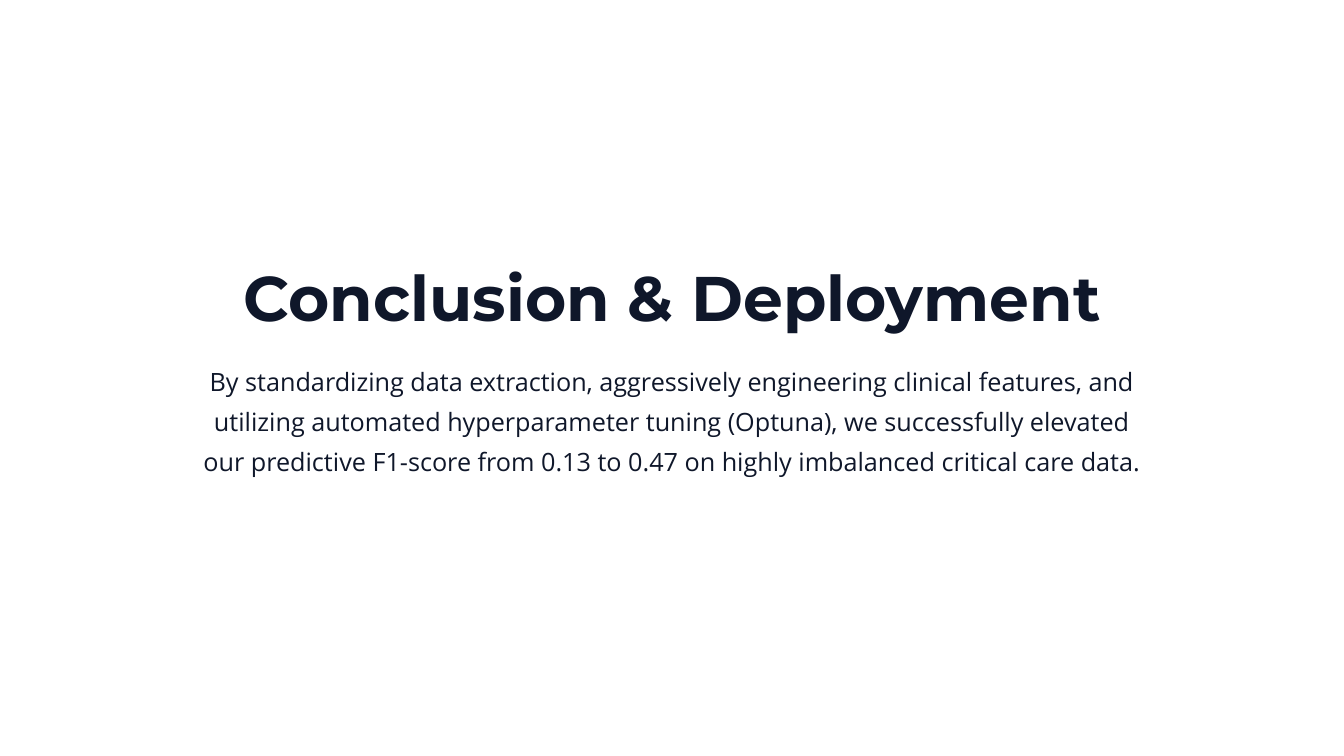
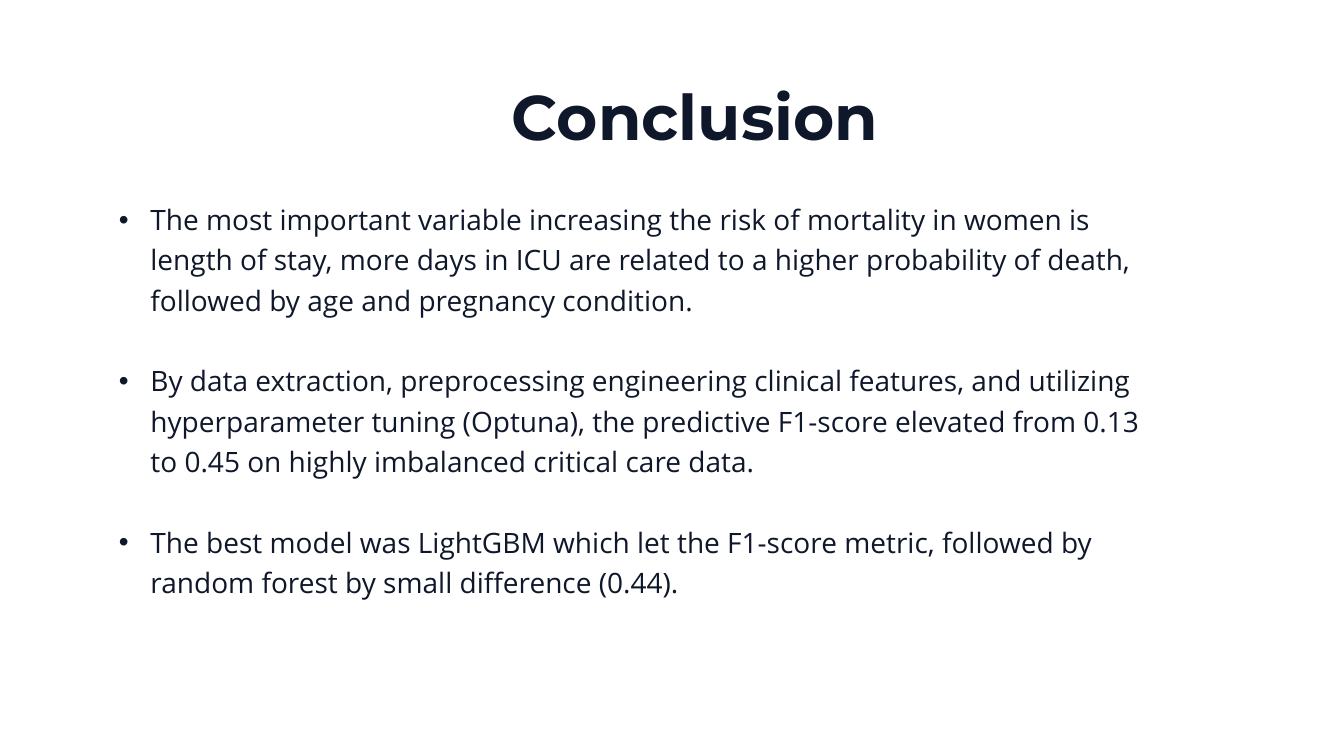
Before and after one commit to vizcayal/ai-on-healthcare, a slide deck: slide 15 of hw5/MIMIC-III ML Pipeline.pptx (slide 14 before the commit). Drawn at 1344x756 pixels with LibreOffice and Linux fonts; fonts in the diff are those of the drawing; background and template pictures are left out. Boxes give left, top, right and bottom in pixels: in the first picture for what was removed or moved away, otherwise in the second. Text is boxed around its words. In the diff, an @@ line names an element or a change of style, - is before the commit and + after.

Commit message:
data added to hw6

```diff
--- a/hw5/MIMIC-III ML Pipeline.pptx
+++ b/hw5/MIMIC-III ML Pipeline.pptx
@@ text at (512, 90, 879, 141): text changed @@
-Conclusion & Deployment
+Conclusion
@@ text at (150, 208, 1139, 600): text changed; size 18 to 20 pt @@
-By standardizing data extraction, aggressively engineering clinical features, and utilizing automated hyperparameter tuning (Optuna), we successfully elevated our predictive F1-score from 0.13 to 0.47 on highly imbalanced critical care data.
+• The most important variable increasing the risk of mortality in women is length of stay, more days in ICU are related to a higher probability of death, followed by age and pregnancy condition.
+• By data extraction, preprocessing engineering clinical features, and utilizing hyperparameter tuning (Optuna), the predictive F1-score elevated from 0.13 to 0.45 on highly imbalanced critical care data.
+• The best model was LightGBM which let the F1-score metric, followed by random forest by small difference (0.44).
```
Also in this commit, not shown: 3 other slides changed, 2 slides added, 1 slide removed, 2 other files.
